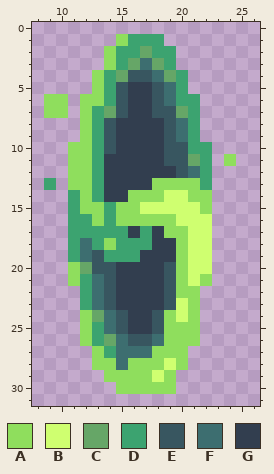
Pixel-art sprite: graphics/assets/portal/1.png. Above is the file before it was changed.
The file is 64x64 pixels, drawn in blocks of 2x2; one block is one cell here. Shown: x 8..26, y 0..31.
Palette (. is transparent): A #8fde5d  B #cfff70  C #66a667  D #3ca370  E #385660  F #3d6e70  G #323e4f
After the commit:
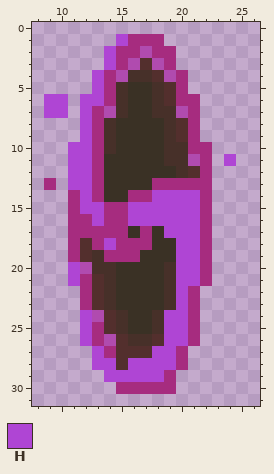
Colours new in this view: H #af45d4
Edits made:
colour C: #66a667 -> #b04baf
colour D: #3ca370 -> #a62c7f
colour E: #385660 -> #473029
colour F: #3d6e70 -> #532f2d
colour G: #323e4f -> #3a3125
y 1: x 15 A -> H
y 2..3: x 14 A -> H
y 4..5: x 13 A -> H
y 6: x 9..10 AA -> HH; x 12..13 AA -> HH
y 7: x 9..10 AA -> HH; x 12 A -> H
y 8..9: x 12 A -> H
y 10: x 11..12 AA -> HH
y 11: x 11..12 AA -> HH; x 24 A -> H
y 12: x 11..12 AA -> HH
y 13: x 11..12 AA -> HH; x 18..21 AAAA -> DDDD
y 14: x 12 A -> H; x 16..22 AAABBAA -> DDHHHHD
y 15: x 12..13 AA -> HH; x 15..22 AABBBBBA -> DHHHHHHD
y 16: x 13 A -> H; x 15..22 AAAAABBB -> DHHHHHHD
y 17: x 19..22 AABB -> HHHD
y 18: x 14 A -> H; x 20..22 ABB -> HHD
y 19: x 20..22 ABB -> HHD
y 20: x 11 A -> H; x 20..22 ABB -> HHD
y 21: x 11 A -> H; x 20..22 ABA -> HHD
y 22: x 20..21 AA -> HD
y 23: x 20..21 BA -> HD
y 24: x 12 A -> H; x 19..21 ABA -> HHD
y 25..26: x 12 A -> H; x 19..21 AAA -> HHD
y 27: x 13 A -> H; x 18..20 AAA -> HHD
y 28: x 13..14 AA -> HH; x 16..20 AAABA -> HHHHD
y 29: x 14..19 AAAABA -> HHHHHD
y 30: x 15..19 AAAAA -> DDDDD
Boxes around the changes in both pictures, in picture pixels (x1, y1, x2, y2):
changed: (44, 34, 236, 394)
